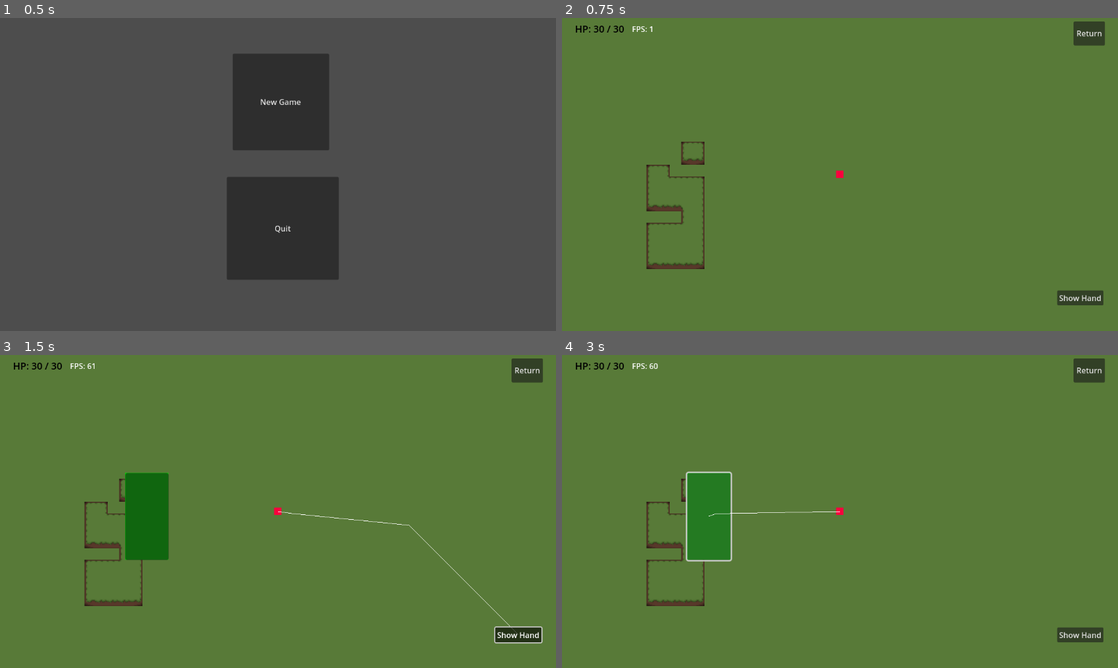
Above: before the commit, frames 1-4 (two rows, left to right).
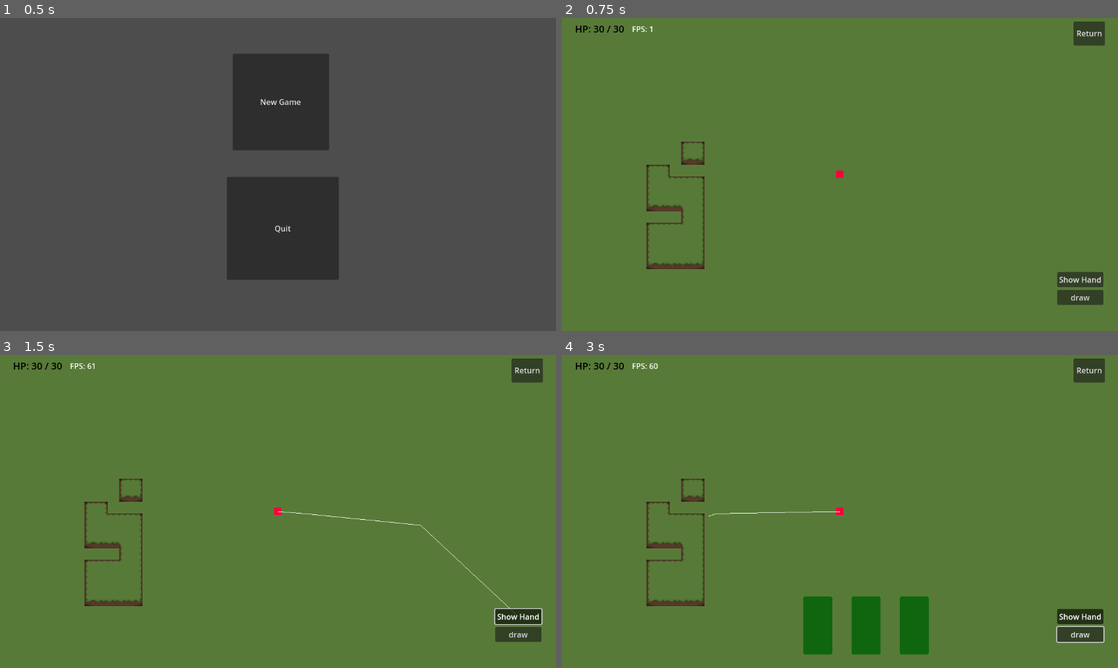
Above: after the commit, the same moments.

Repository: ftschirpke/wizards-and-warriors
Game: Godot game, scene res://main.tscn
Same seed, same stepped clock (60 frames per second), same inputs: the game is played once before the commit and once after it.
Inputs (mouse positions are in pixels of both pictures, inside the frame that each line leads up to):
- Up to frame 1 (0.5 s): no input
- Up to frame 2 (0.75 s): click "New Game" at 0.5 s
- Up to frame 3 (1.5 s): click "Show Hand" at 1.25 s
- Up to frame 4 (3 s): click (1079, 633) at 2 s, where only the run after the commit has a clickable "draw"; click (706, 517) at 2.77 s

Frame 1 is identical in both runs. In frame 2, 0.5% of the frame differs, in the area x 89-98%, y 81-92%; in frame 3, 3.1%; in frame 4, 5.9%, in the area x 22-98%, y 37-96%.

Commit message:
feature: semi-functional deck with hand
added a deck scene that manages a deck of cards, a hand and a discard.
added the respective functionality to main scene for show/draw card

Diff:
--- a/card.gd
+++ b/card.gd
@@ -4,6 +4,7 @@
 #define default values
 var card_location_origin:Vector2
 var dragged:bool = false
+var offset:Vector2
 
 @onready var color_rect: ColorRect = $Card_Color
 @onready var card_button: Button = $Card_Button
@@ -12,7 +13,7 @@
 @export var card_color: Color
 @export var card_size: Vector2
 @export var card_attribute: int
-
+@export var card_disabled:bool = false
 #Nodes
 
 
@@ -24,22 +25,30 @@
 	card_location_origin = card_location
 	color_rect.color = card_color
 	card_button.size = card_size
+	card_button.disabled = card_disabled
 	color_rect.size = card_size
-
 # Called every frame. 'delta' is the elapsed time since the previous frame.
 func _process(delta):
-	pass
+	if(not dragged):
+		self.position = card_location
+		card_location_origin = card_location
+
+	color_rect.color = card_color
+	card_button.size = card_size
+	card_button.disabled = card_disabled
+	color_rect.size = card_size
 
 #handle physics of the card (dragging/playing usw)
 func _physics_process(delta) -> void:
 
 	if(dragged):
-		self.position = get_global_mouse_position()
+		self.position = get_global_mouse_position() + offset
 	else:
 		self.position  = card_location_origin
 
 func _on_card_button_button_down():
 	dragged = true
+	offset = self.position - get_global_mouse_position()
 
 
 func _on_card_button_button_up():
--- a/deck.gd
+++ b/deck.gd
@@ -1,15 +1,41 @@
 extends Node2D
 
-
+var cards:Array = [1, 2, 3, 4, 5, 6]
 var deck:Array = []
-
+var hand:Array = []
+var grave:Array = []
 
 
 
 # Called when the node enters the scene tree for the first time.
 func _ready():
-	deck.append(5)
+	generate_deck()
+	shuffle()
 
+func generate_deck():
+	for value in cards:
+		var card_inst = preload("res://playing_card.tscn").instantiate()
+		card_inst.card_attribute = value
+		deck.append(card_inst)
+
+func shuffle():
+	deck.shuffle()
+
+func cycle_grave():
+	for i in range(grave.size()):
+		deck.append(grave.pop_back())
+	shuffle()
+
+func deal(count:int):
+	# discard hand into graveyard
+	for i in range(hand.size()):
+		grave.append(hand.pop_back())
+
+	# draw new hand from deck, if deck empty reshuffle grave into deck then keep going
+	for i in range(count):
+		if deck.size() == 0:
+			cycle_grave()
+		hand.append(deck.pop_back())
 
 
 # Called every frame. 'delta' is the elapsed time since the previous frame.
--- /dev/null
+++ b/deck.tscn
@@ -0,0 +1,6 @@
+[gd_scene load_steps=2 format=3 uid="uid://du674m3cxf27u"]
+
+[ext_resource type="Script" path="res://deck.gd" id="1_t2itu"]
+
+[node name="Node2D" type="Node2D"]
+script = ExtResource("1_t2itu")
--- a/scene2.gd
+++ b/scene2.gd
@@ -1,10 +1,29 @@
 extends Node2D
 var playing_card_scene = preload("res://playing_card.tscn")
+
+var deck_inst
+
 # Called when the node enters the scene tree for the first time.
-func _ready():
-	pass # Replace with function body.
 
 
+
+
+
+
+
+func switch_card(card):
+	card.card_disabled = not card.card_disabled
+	card.visible = not card.visible
+
+func _ready():
+	var ui = $"Player UI"
+	deck_inst = preload("res://deck.tscn").instantiate()
+	ui.add_child(deck_inst)
+	# preload all the cards in the deck (maybe loading and reloading them works aswell)
+	# deactivate all
+	for card in deck_inst.deck:
+		deck_inst.add_child(card)
+		switch_card(card)
 # Called every frame. 'delta' is the elapsed time since the previous frame.
 func _process(delta):
 	pass
@@ -19,6 +38,30 @@
 
 
 func _on_show_cards_toggled(button_pressed):
-	if(button_pressed):
-		var new_card: playing_card = playing_card_scene.instantiate() as playing_card
-		add_child(new_card)
+	for card in deck_inst.hand:
+		switch_card(card)
+
+
+
+func _on_draw_pressed():
+	for card in deck_inst.hand:
+		switch_card(card)
+
+	deck_inst.deal(3)
+	var hand_size:int = deck_inst.hand.size()
+	var i:int = 0
+	for card in deck_inst.hand:
+		card.card_location = Vector2(500+i*100,500)
+		switch_card(card)
+		i = i+1
+
+	print("Hand:")
+	for value in deck_inst.hand:
+		print(value.card_location)
+		print(value.card_attribute)
+	print("Deck:")
+	for value in deck_inst.deck:
+		print(value.card_attribute)
+	print("Grave:")
+	for value in deck_inst.grave:
+		print(value.card_attribute)
--- a/scene2.tscn
+++ b/scene2.tscn
@@ -262,11 +262,18 @@
 
 [node name="Show_cards" type="Button" parent="Player UI"]
 offset_left = 1026.0
-offset_top = 564.0
+offset_top = 526.0
 offset_right = 1122.0
-offset_bottom = 595.0
+offset_bottom = 557.0
 toggle_mode = true
 text = "Show Hand"
+
+[node name="draw" type="Button" parent="Player UI"]
+offset_left = 1026.0
+offset_top = 563.0
+offset_right = 1122.0
+offset_bottom = 594.0
+text = "draw"
 
 [node name="Game_UI" type="CanvasLayer" parent="."]
 
@@ -286,4 +293,5 @@
 script = ExtResource("6_ij6fr")
 
 [connection signal="toggled" from="Player UI/Show_cards" to="." method="_on_show_cards_toggled"]
+[connection signal="pressed" from="Player UI/draw" to="." method="_on_draw_pressed"]
 [connection signal="pressed" from="Game_UI/Return" to="." method="_on_button_pressed"]
--- /dev/null
+++ b/singleton.gd
@@ -0,0 +1,12 @@
+extends Node2D
+
+
+
+# Called when the node enters the scene tree for the first time.
+func _ready():
+	pass # Replace with function body.
+
+
+# Called every frame. 'delta' is the elapsed time since the previous frame.
+func _process(delta):
+	pass
--- /dev/null
+++ b/singleton.tscn
@@ -0,0 +1,3 @@
+[gd_scene format=3 uid="uid://3j3nvrxc2ehw"]
+
+[node name="Node2D" type="Node2D"]
Not shown: 1 places in main.tscn that only renumber resources
Not shown: 1 places in player.tscn that only renumber resources
Not shown: 1 places in playing_card.tscn that only renumber resources
Not shown: 1 places in scene2.tscn that only renumber resources
